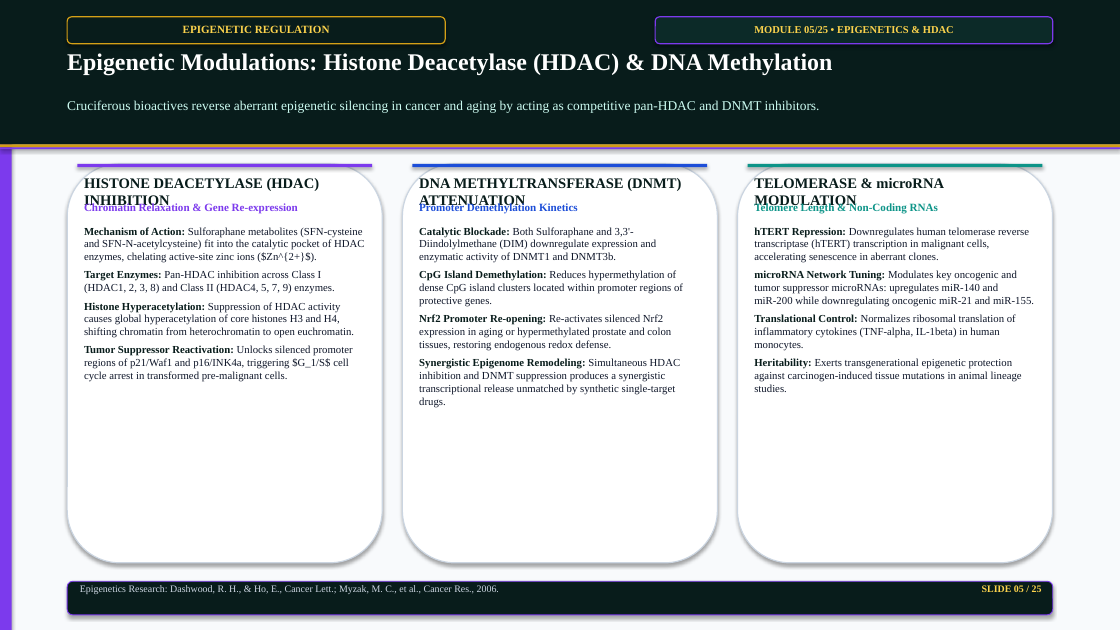
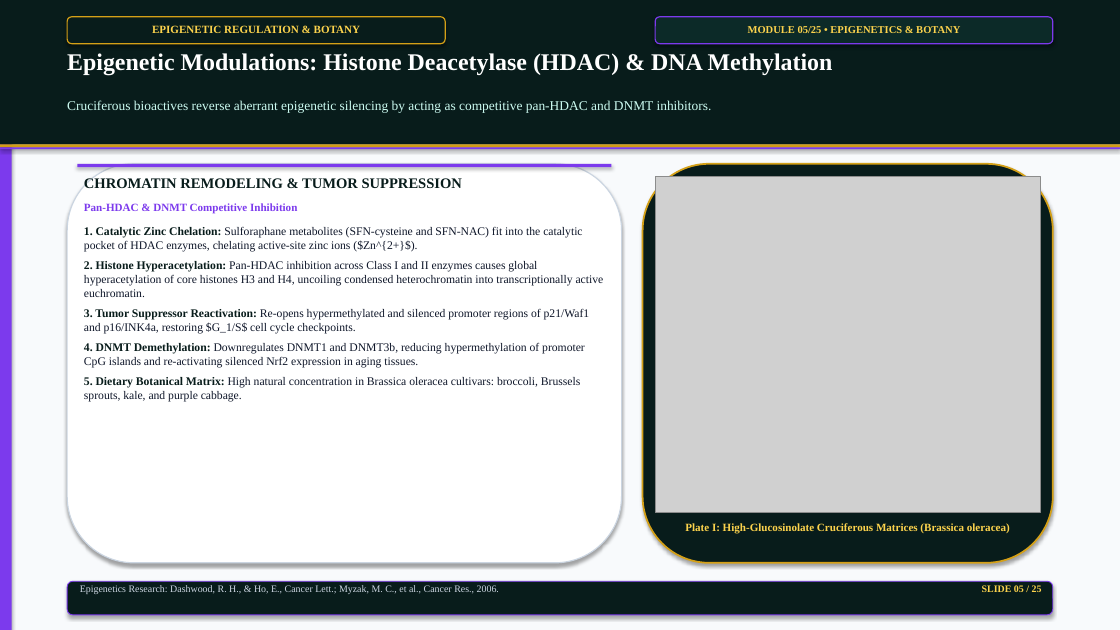
Before and after one commit to satyasanatan989/academic-presentation-engine, a slide deck: slide 5 of samples/phytochemicals_25slides_master_deck.pptx. Drawn at 1120x630 pixels with LibreOffice and Linux fonts; fonts in the diff are those of the drawing; grey boxes stand for pictures. Boxes give left, top, right and bottom in pixels: in the first picture for what was removed or moved away, otherwise in the second. Text is boxed around its words. In the diff, an @@ line names an element or a change of style, - is before the commit and + after.

Commit message:
fix(alignment): resolve all card margins and restore all 11 botanical photographic plates and scientific flowcharts

```diff
--- a/samples/phytochemicals_25slides_master_deck.pptx
+++ b/samples/phytochemicals_25slides_master_deck.pptx
@@ text in rounded rectangle at (152, 25, 360, 33): text changed @@
-EPIGENETIC REGULATION
+EPIGENETIC REGULATION & BOTANY
@@ text in rounded rectangle at (748, 26, 960, 33): text changed @@
-MODULE 05/25 • EPIGENETICS & HDAC
+MODULE 05/25 • EPIGENETICS & BOTANY
@@ text at (67, 100, 712, 113): text changed @@
-Cruciferous bioactives reverse aberrant epigenetic silencing in cancer and aging by acting as competitive pan-HDAC and DNMT inhibitors.
+Cruciferous bioactives reverse aberrant epigenetic silencing by acting as competitive pan-HDAC and DNMT inhibitors.
@@ rounded rectangle: place and size @@
-rounded rectangle at (67, 164, 382, 563)
+rounded rectangle at (67, 164, 622, 563)
@@ rectangle: place and size @@
-rectangle at (77, 164, 372, 167)
+rectangle at (77, 164, 612, 167)
@@ text at (84, 176, 462, 188): text changed @@
-HISTONE DEACETYLASE (HDAC) INHIBITION
+CHROMATIN REMODELING & TUMOR SUPPRESSION
@@ rectangle removed at (413, 164, 707, 167) @@
@@ text removed at (419, 176, 681, 209) @@
-DNA METHYLTRANSFERASE (DNMT) ATTENUATION
@@ rounded rectangle: place and size @@
-rounded rectangle at (402, 164, 718, 563)
+rounded rectangle at (643, 164, 1053, 563)
@@ rounded rectangle at (643, 164, 1053, 563): fill #FFFFFF to #081C1B; outline #CBD5E1 1 pt to #D4A017 1.5 pt @@
@@ picture added at (655, 176, 1040, 513) @@
@@ rounded rectangle removed at (738, 164, 1053, 563) @@
@@ rectangle removed at (748, 164, 1043, 167) @@
@@ text removed at (754, 176, 944, 209) @@
-TELOMERASE & microRNA MODULATION
@@ text at (84, 203, 297, 214): text changed @@
-Chromatin Relaxation & Gene Re-expression
+Pan-HDAC & DNMT Competitive Inhibition
@@ text removed at (419, 203, 578, 214) @@
-Promoter Demethylation Kinetics
@@ text removed at (754, 203, 938, 214) @@
-Telomere Length & Non-Coding RNAs
@@ text at (84, 227, 604, 402): text changed; size 9.2 to 10 pt @@
-Mechanism of Action: Sulforaphane metabolites (SFN-cysteine and SFN-N-acetylcysteine) fit into the catalytic pocket of HDAC enzymes, chelating active-site zinc ions ($Zn^{2+}$).
-Target Enzymes: Pan-HDAC inhibition across Class I (HDAC1, 2, 3, 8) and Class II (HDAC4, 5, 7, 9) enzymes.
-Histone Hyperacetylation: Suppression of HDAC activity causes global hyperacetylation of core histones H3 and H4, shifting chromatin from heterochromatin to open euchromatin.
-Tumor Suppressor Reactivation: Unlocks silenced promoter regions of p21/Waf1 and p16/INK4a, triggering $G_1/S$ cell cycle arrest in transformed pre-malignant cells.
+1. Catalytic Zinc Chelation: Sulforaphane metabolites (SFN-cysteine and SFN-NAC) fit into the catalytic pocket of HDAC enzymes, chelating active-site zinc ions ($Zn^{2+}$).
+2. Histone Hyperacetylation: Pan-HDAC inhibition across Class I and II enzymes causes global hyperacetylation of core histones H3 and H4, uncoiling condensed heterochromatin into transcriptionally active euchromatin.
+3. Tumor Suppressor Reactivation: Re-opens hypermethylated and silenced promoter regions of p21/Waf1 and p16/INK4a, restoring $G_1/S$ cell cycle checkpoints.
+4. DNMT Demethylation: Downregulates DNMT1 and DNMT3b, reducing hypermethylation of promoter CpG islands and re-activating silenced Nrf2 expression in aging tissues.
+5. Dietary Botanical Matrix: High natural concentration in Brassica oleracea cultivars: broccoli, Brussels sprouts, kale, and purple cabbage.
@@ text removed at (419, 227, 683, 408) @@
-Catalytic Blockade: Both Sulforaphane and 3,3'-Diindolylmethane (DIM) downregulate expression and enzymatic activity of DNMT1 and DNMT3b.
-CpG Island Demethylation: Reduces hypermethylation of dense CpG island clusters located within promoter regions of protective genes.
-Nrf2 Promoter Re-opening: Re-activates silenced Nrf2 expression in aging or hypermethylated prostate and colon tissues, restoring endogenous redox defense.
-Synergistic Epigenome Remodeling: Simultaneous HDAC inhibition and DNMT suppression produces a synergistic transcriptional release unmatched by synthetic single-target drugs.
@@ text removed at (754, 227, 1034, 392) @@
-hTERT Repression: Downregulates human telomerase reverse transcriptase (hTERT) transcription in malignant cells, accelerating senescence in aberrant clones.
-microRNA Network Tuning: Modulates key oncogenic and tumor suppressor microRNAs: upregulates miR-140 and miR-200 while downregulating oncogenic miR-21 and miR-155.
-Translational Control: Normalizes ribosomal translation of inflammatory cytokines (TNF-alpha, IL-1beta) in human monocytes.
-Heritability: Exerts transgenerational epigenetic protection against carcinogen-induced tissue mutations in animal lineage studies.
@@ text added at (685, 523, 1010, 534), 9.5 pt, text #FCD34D, bold @@
+Plate I: High-Glucosinolate Cruciferous Matrices (Brassica oleracea)
```
Also in this commit, not shown: 21 other slides changed, 24 other files.
